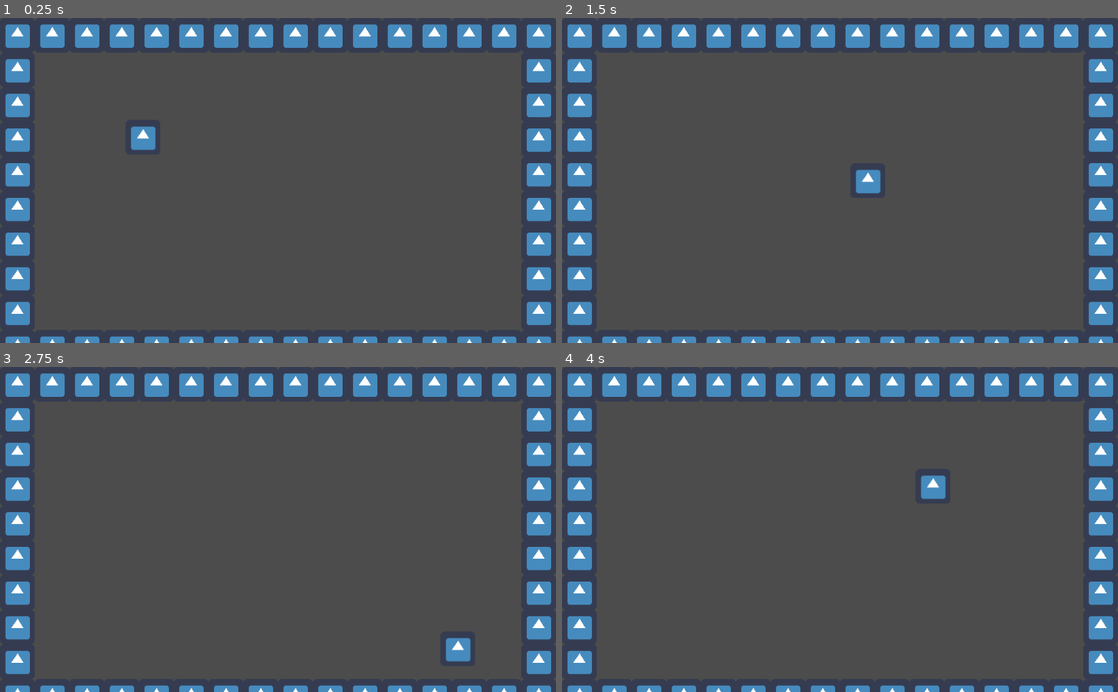
Above: before the commit, frames 1-4 (two rows, left to right).
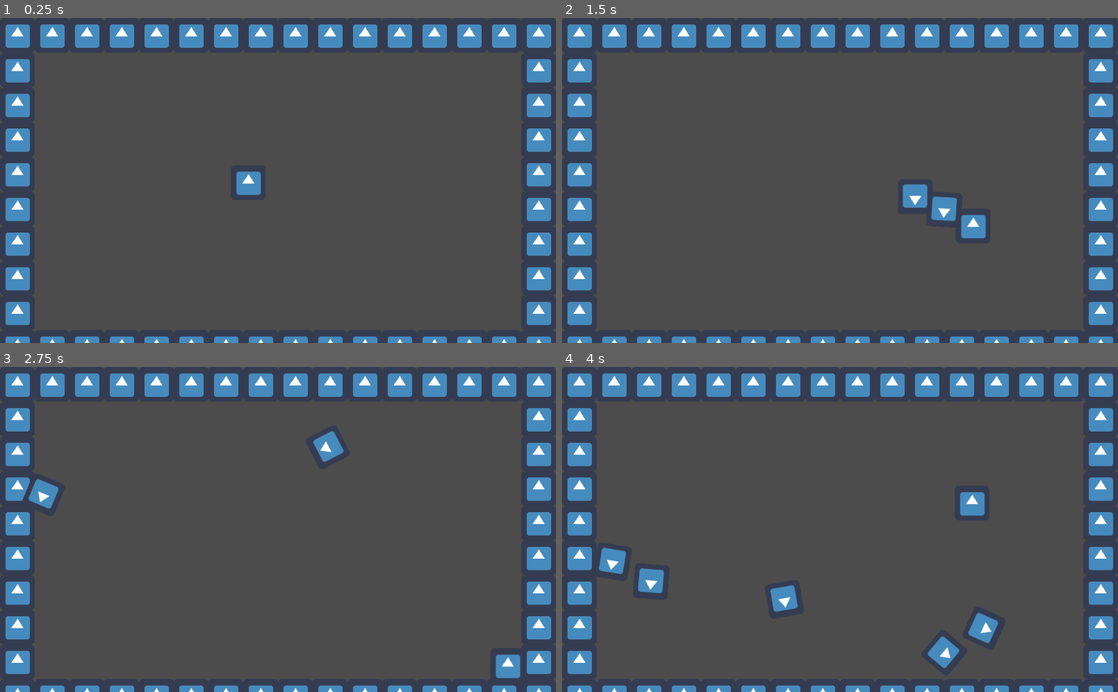
Above: after the commit, the same moments.

Repository: CrushLite/trijam2021
Game: Godot game, scene res://Scenes/World.tscn
The game is run twice, just before and just after one commit, with the same random seed, the same clock (stepped at 60 frames per second) and the same inputs. Before the commit the project has no main scene; this scene is started directly in both runs. The engine's default icon, where the game draws it, is replaced by a stand-in: a white triangle on a blue panel in a dark square.
Inputs (mouse positions are in pixels of both pictures, inside the frame that each line leads up to):
- Up to frame 1 (0.25 s): no input
- Up to frame 2 (1.5 s): tap Enter (ui_accept) at 0.5, 1.35 s; move the mouse to (962, 164) at 0.52 s; hold Right (ui_right) 0.53-1.28 s; hold Enter (ui_accept) 0.53-1.28 s; click (962, 164) at 0.67 s; move the mouse to (728, 196) at 1.27 s; hold Down (ui_down) from 1.28 s (still down); click (728, 196) at 1.42 s
- Up to frame 3 (2.75 s): tap Enter (ui_accept) at 1.52, 1.82 s; move the mouse to (333, 458) at 2.02 s; release Down (ui_down) at 2.03 s; hold Right (ui_right) from 2.03 s (still down); hold Enter (ui_accept) from 2.03 s (still down); click (333, 458) at 2.17 s
- Up to frame 4 (4 s): move the mouse to (812, 594) at 2.77 s; release Right (ui_right) at 2.78 s; release Enter (ui_accept) at 2.78 s; hold Up (ui_up) 2.78-3.53 s; tap Enter (ui_accept) at 2.85, 3.02, 3.32 s; click (812, 594) at 2.92 s; move the mouse to (1006, 578) at 3.52 s; hold Left (ui_left) from 3.53 s (still down); hold Enter (ui_accept) from 3.53 s (still down); click (1006, 578) at 3.67 s

The runs differ from the first frame. In frame 1, 0.6% of the frame differs, in the area x 23-47%, y 33-55%; in frame 2, 1.3%; in frame 3, 1.3%; in frame 4, 2.3%, in the area x 6-79%, y 33-93%.

Commit message:
added bullets on mouse click and collision masks

Diff:
--- /dev/null
+++ b/TriJam2021/Art/SpriteFrames/bullet_sprite_frames.tres
@@ -0,0 +1,11 @@
+[gd_resource type="SpriteFrames" load_steps=2 format=2]
+
+[ext_resource path="res://Art/icon.png" type="Texture" id=1]
+
+[resource]
+animations = [ {
+"frames": [ ExtResource( 1 ) ],
+"loop": true,
+"name": "default",
+"speed": 5.0
+} ]
--- a/TriJam2021/Scenes/Player.tscn
+++ b/TriJam2021/Scenes/Player.tscn
@@ -1,14 +1,20 @@
-[gd_scene load_steps=3 format=2]
+[gd_scene load_steps=5 format=2]
 
 [ext_resource path="res://Art/SpriteFrames/Player_sprite_frames.tres" type="SpriteFrames" id=1]
+[ext_resource path="res://Scenes/bullet.tscn" type="PackedScene" id=2]
+[ext_resource path="res://Scripts/Player.gd" type="Script" id=3]
 
 [sub_resource type="CircleShape2D" id=1]
 radius = 24.7188
 
 [node name="Player" type="KinematicBody2D"]
+script = ExtResource( 3 )
+projectile = ExtResource( 2 )
 
 [node name="CollisionShape2D" type="CollisionShape2D" parent="."]
 shape = SubResource( 1 )
 
 [node name="AnimatedSprite" type="AnimatedSprite" parent="."]
 frames = ExtResource( 1 )
+
+[node name="Bullets" type="Node" parent="."]
--- a/TriJam2021/Scenes/World.tscn
+++ b/TriJam2021/Scenes/World.tscn
@@ -1,7 +1,6 @@
-[gd_scene load_steps=6 format=2]
+[gd_scene load_steps=5 format=2]
 
 [ext_resource path="res://Scenes/Player.tscn" type="PackedScene" id=1]
-[ext_resource path="res://Scripts/Player.gd" type="Script" id=2]
 [ext_resource path="res://Art/icon.png" type="Texture" id=3]
 
 [sub_resource type="ConvexPolygonShape2D" id=1]
@@ -32,11 +31,13 @@
 
 [node name="World" type="Node2D"]
 
-[node name="Player" parent="." instance=ExtResource( 1 )]
-position = Vector2( 263.324, 220.486 )
-script = ExtResource( 2 )
-
 [node name="TileMap" type="TileMap" parent="."]
 tile_set = SubResource( 2 )
+collision_mask = 0
 format = 1
 tile_data = PoolIntArray( 0, 0, 0, 1, 0, 0, 2, 0, 0, 3, 0, 0, 4, 0, 0, 5, 0, 0, 6, 0, 0, 7, 0, 0, 8, 0, 0, 9, 0, 0, 10, …(503 unchanged characters)…
+
+[node name="Player" parent="." instance=ExtResource( 1 )]
+position = Vector2( 457.351, 303.641 )
+collision_layer = 2
+collision_mask = 5
--- /dev/null
+++ b/TriJam2021/Scenes/bullet.tscn
@@ -0,0 +1,20 @@
+[gd_scene load_steps=4 format=2]
+
+[ext_resource path="res://Art/SpriteFrames/bullet_sprite_frames.tres" type="SpriteFrames" id=1]
+[ext_resource path="res://Scripts/bullet.gd" type="Script" id=2]
+
+[sub_resource type="CircleShape2D" id=1]
+
+[node name="bullet" type="Node2D"]
+script = ExtResource( 2 )
+
+[node name="Area2D" type="Area2D" parent="."]
+collision_layer = 8
+collision_mask = 5
+
+[node name="CollisionShape2D" type="CollisionShape2D" parent="Area2D"]
+shape = SubResource( 1 )
+
+[node name="AnimatedSprite" type="AnimatedSprite" parent="."]
+frames = ExtResource( 1 )
+[connection signal="body_entered" from="Area2D" to="." method="_on_Area2D_body_entered"]
--- a/TriJam2021/Scripts/Player.gd
+++ b/TriJam2021/Scripts/Player.gd
@@ -2,6 +2,7 @@
 
 
 export var speed = 400
+export(PackedScene) var projectile
 
 
 func _physics_process(delta):
@@ -9,6 +10,24 @@
 	move_and_slide(speed * axis)
 
 
+func _input(event):
+	if event.is_action_pressed("ui_accept"):
+		spawn_bullet()
+	var mouseclick = event as InputEventMouseButton
+	if mouseclick and mouseclick.pressed:
+		spawn_bullet()
+
+
+func spawn_bullet():
+	var bullet = projectile.instance()
+	bullet.global_position = global_position
+	# rotate to mouse
+	var mouse = get_global_mouse_position()
+	var ang = global_position.angle_to_point(mouse)
+	bullet.rotation = ang + PI
+	$Bullets.add_child(bullet)
+
+
 func _get_input_axis():
 	return Vector2(
 		Input.get_action_strength("ui_right") - Input.get_action_strength("ui_left"),
--- /dev/null
+++ b/TriJam2021/Scripts/bullet.gd
@@ -0,0 +1,14 @@
+extends Node2D
+
+
+export var speed = 800
+export var direction = Vector2(1, 0)
+
+
+func _physics_process(delta):
+	position += direction.rotated(rotation) * speed * delta
+
+
+func _on_Area2D_body_entered(body):
+	queue_free()
+	pass # Replace with function body.
--- a/TriJam2021/project.godot
+++ b/TriJam2021/project.godot
@@ -16,7 +16,47 @@
 [application]
 
 config/name="TriJam2021"
+run/main_scene="res://Scenes/World.tscn"
 config/icon="res://icon.png"
+
+[input]
+
+ui_left={
+"deadzone": 0.5,
+"events": [ Object(InputEventKey,"resource_local_to_scene":false,"resource_name":"","device":0,"alt":false,"shift":false,"control":false,"meta":false,"command":false,"pressed":false,"scancode":16777231,"unicode":0,"echo":false,"script":null)
+, Object(InputEventJoypadButton,"resource_local_to_scene":false,"resource_name":"","device":0,"button_index":14,"pressure":0.0,"pressed":false,"script":null)
+, Object(InputEventKey,"resource_local_to_scene":false,"resource_name":"","device":0,"alt":false,"shift":false,"control":false,"meta":false,"command":false,"pressed":false,"scancode":65,"unicode":0,"echo":false,"script":null)
+ ]
+}
+ui_right={
+"deadzone": 0.5,
+"events": [ Object(InputEventKey,"resource_local_to_scene":false,"resource_name":"","device":0,"alt":false,"shift":false,"control":false,"meta":false,"command":false,"pressed":false,"scancode":16777233,"unicode":0,"echo":false,"script":null)
+, Object(InputEventJoypadButton,"resource_local_to_scene":false,"resource_name":"","device":0,"button_index":15,"pressure":0.0,"pressed":false,"script":null)
+, Object(InputEventKey,"resource_local_to_scene":false,"resource_name":"","device":0,"alt":false,"shift":false,"control":false,"meta":false,"command":false,"pressed":false,"scancode":68,"unicode":0,"echo":false,"script":null)
+ ]
+}
+ui_up={
+"deadzone": 0.5,
+"events": [ Object(InputEventKey,"resource_local_to_scene":false,"resource_name":"","device":0,"alt":false,"shift":false,"control":false,"meta":false,"command":false,"pressed":false,"scancode":16777232,"unicode":0,"echo":false,"script":null)
+, Object(InputEventJoypadButton,"resource_local_to_scene":false,"resource_name":"","device":0,"button_index":12,"pressure":0.0,"pressed":false,"script":null)
+, Object(InputEventKey,"resource_local_to_scene":false,"resource_name":"","device":0,"alt":false,"shift":false,"control":false,"meta":false,"command":false,"pressed":false,"scancode":87,"unicode":0,"echo":false,"script":null)
+ ]
+}
+ui_down={
+"deadzone": 0.5,
+"events": [ Object(InputEventKey,"resource_local_to_scene":false,"resource_name":"","device":0,"alt":false,"shift":false,"control":false,"meta":false,"command":false,"pressed":false,"scancode":16777234,"unicode":0,"echo":false,"script":null)
+, Object(InputEventJoypadButton,"resource_local_to_scene":false,"resource_name":"","device":0,"button_index":13,"pressure":0.0,"pressed":false,"script":null)
+, Object(InputEventKey,"resource_local_to_scene":false,"resource_name":"","device":0,"alt":false,"shift":false,"control":false,"meta":false,"command":false,"pressed":false,"scancode":83,"unicode":0,"echo":false,"script":null)
+ ]
+}
+
+[layer_names]
+
+2d_physics/layer_1="World"
+2d_physics/layer_2="Player"
+2d_physics/layer_3="Enemy"
+2d_physics/layer_4="PlayerProjectiles"
+2d_physics/layer_5="EnemyProjectiles"
 
 [physics]
 
